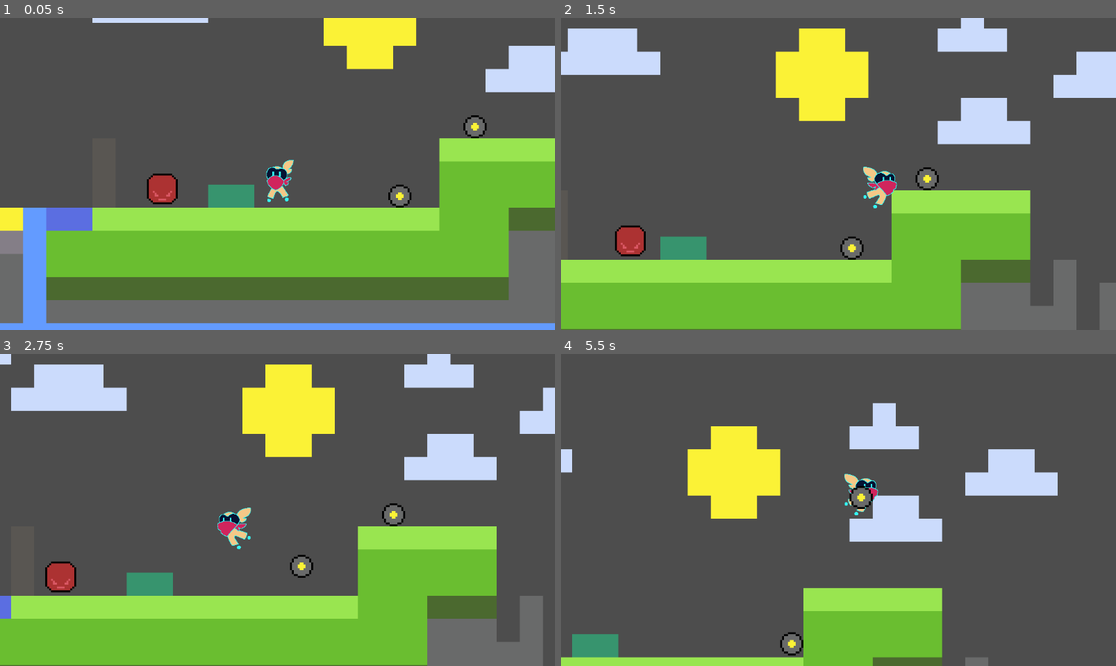
Above: before the commit, frames 1-4 (two rows, left to right).
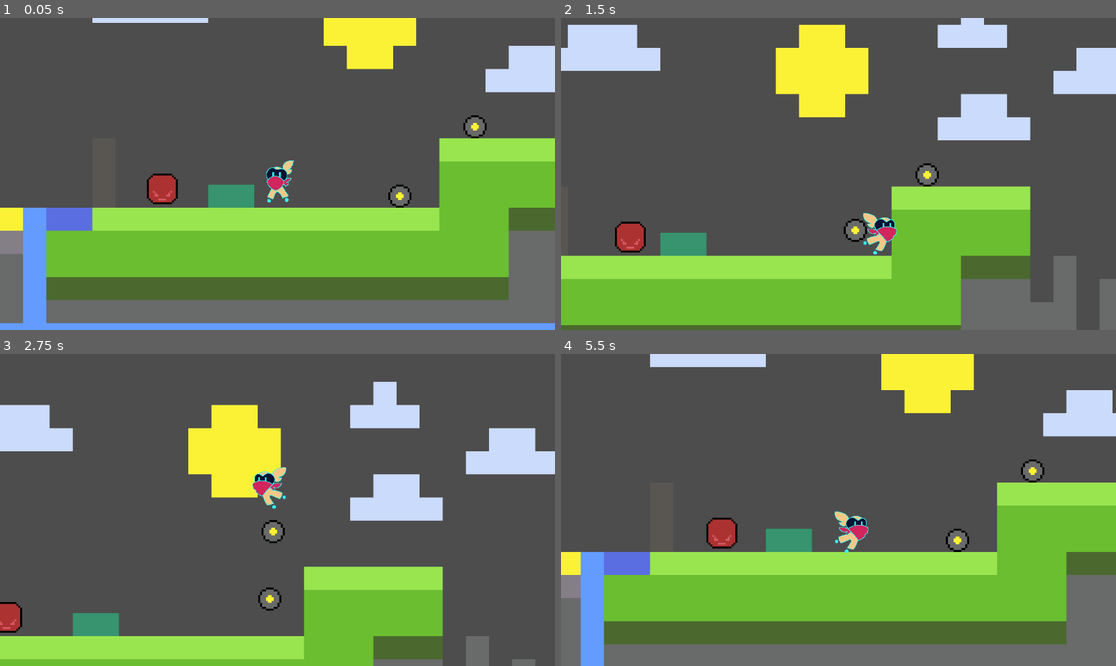
Above: after the commit, the same moments.

Repository: CookieRA9001/SI_motroidvenia
Game: Godot game, scene res://sceans/TestLevel.tscn
Same seed, same stepped clock (60 frames per second), same inputs: the game is played once before the commit and once after it.
Inputs:
- Up to frame 1 (0.05 s): no input
- Up to frame 2 (1.5 s): hold D (move_right) from 0.53 s (still down); tap Space (jump) at 0.6, 0.77, 1.07 s; tap E (swap) at 1.35 s
- Up to frame 3 (2.75 s): tap Space (jump) at 1.52, 1.55, 1.82, 2.3 s; release D (move_right) at 2.03 s; hold A (move_left) from 2.03 s (still down); tap Q (throw) at 2.1 s
- Up to frame 4 (5.5 s): release A (move_left) at 2.78 s; hold D (move_right) 2.78-4.28 s; tap Space (jump) at 2.85, 3.02, 3.32, 3.77, 3.8, 4.07, 4.52, 4.55, 4.82, 5.1 s; tap E (swap) at 3.6 s; hold A (move_left) 4.28-5.03 s; tap Q (throw) at 4.35 s; hold D (move_right) from 5.03 s (still down)

The runs differ from the first frame. In frame 1, 0.1% of the frame differs, in the area x 47-53%, y 45-60%; in frame 2, 7.3%; in frame 3, 43%; in frame 4, 56%, in the area x 0-100%, y 0-100%.

Commit message:
.

Diff:
--- a/project.godot
+++ b/project.godot
@@ -56,6 +56,10 @@
 ]
 }
 
+[physics]
+
+2d/default_gravity=1600.0
+
 [rendering]
 
 textures/canvas_textures/default_texture_filter=0
--- a/sceans/player.tscn
+++ b/sceans/player.tscn
@@ -120,7 +120,7 @@
 sprite_frames = SubResource("SpriteFrames_ihl28")
 animation = &"run"
 autoplay = "idle"
-frame_progress = 0.50199
+frame_progress = 0.243634
 
 [node name="ColorRect" type="ColorRect" parent="AnimatedSprite2D"]
 offset_left = -50.0
@@ -152,7 +152,9 @@
 wait_time = 0.4
 one_shot = true
 
-[node name="CoyoteTimer" type="Timer" parent="."]
+[node name="Timers" type="Node" parent="."]
+
+[node name="CoyoteTimer" type="Timer" parent="Timers"]
 wait_time = 0.15
 one_shot = true
 
--- a/scripts/friendly.gd
+++ b/scripts/friendly.gd
@@ -2,7 +2,7 @@
 
 enum Status { IDLE, FOLLOWING, INACTION, MOVING, HELD }
 
-@export var jumpY_velocity := -300
+@export var jumpY_velocity := -400
 @export var jumpX_velocity := 200
 @export var jumpX_decel := 10
 var friendly_status = Status.IDLE
--- a/scripts/player.gd
+++ b/scripts/player.gd
@@ -2,7 +2,7 @@
 
 @onready var timer = $hurtbox/Timer
 @onready var animation_timer = $effects/animationTimer
-@onready var coyote_timer = $CoyoteTimer
+@onready var coyote_timer = $Timers/CoyoteTimer
 @onready var animated_sprite = $AnimatedSprite2D
 @onready var effects = $effects
 
@@ -15,7 +15,7 @@
 @onready var currentHealth: int = maxHealth
 @export var knockbackPower: int = 500
 @export var speed: float = 350
-@export var jumpVelocity: float = -550
+@export var jumpVelocity: float = -700
 
 var isHurt: bool = false
 var enemyCollisions = []
